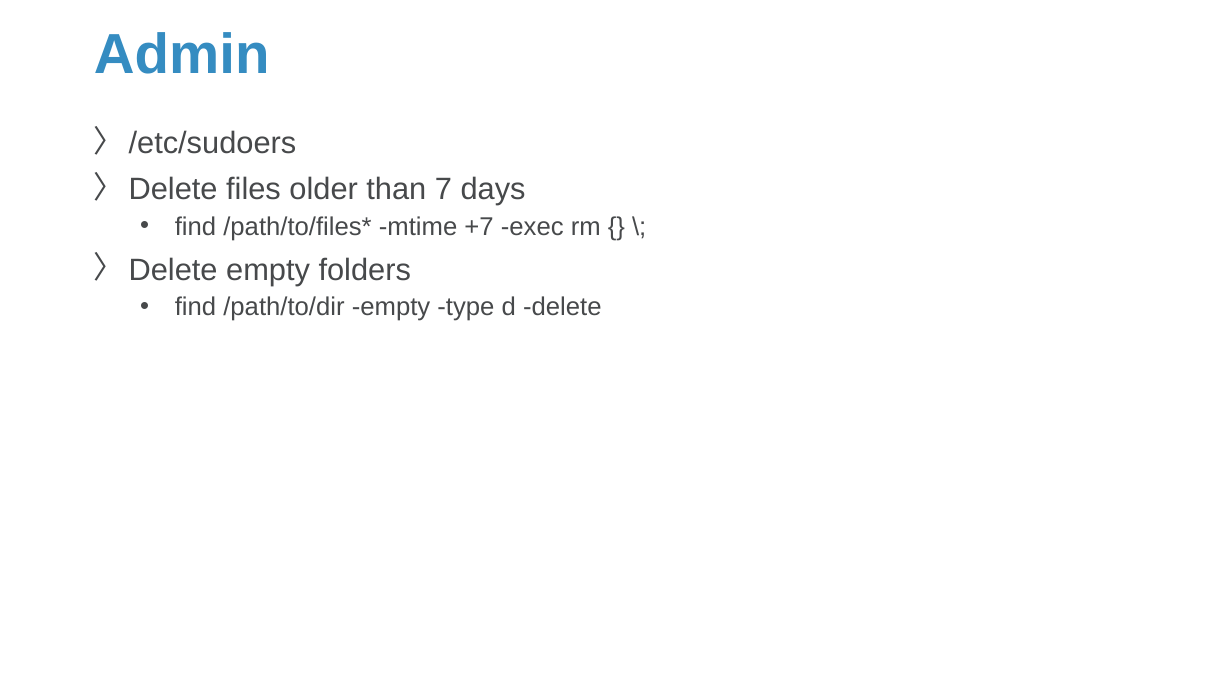
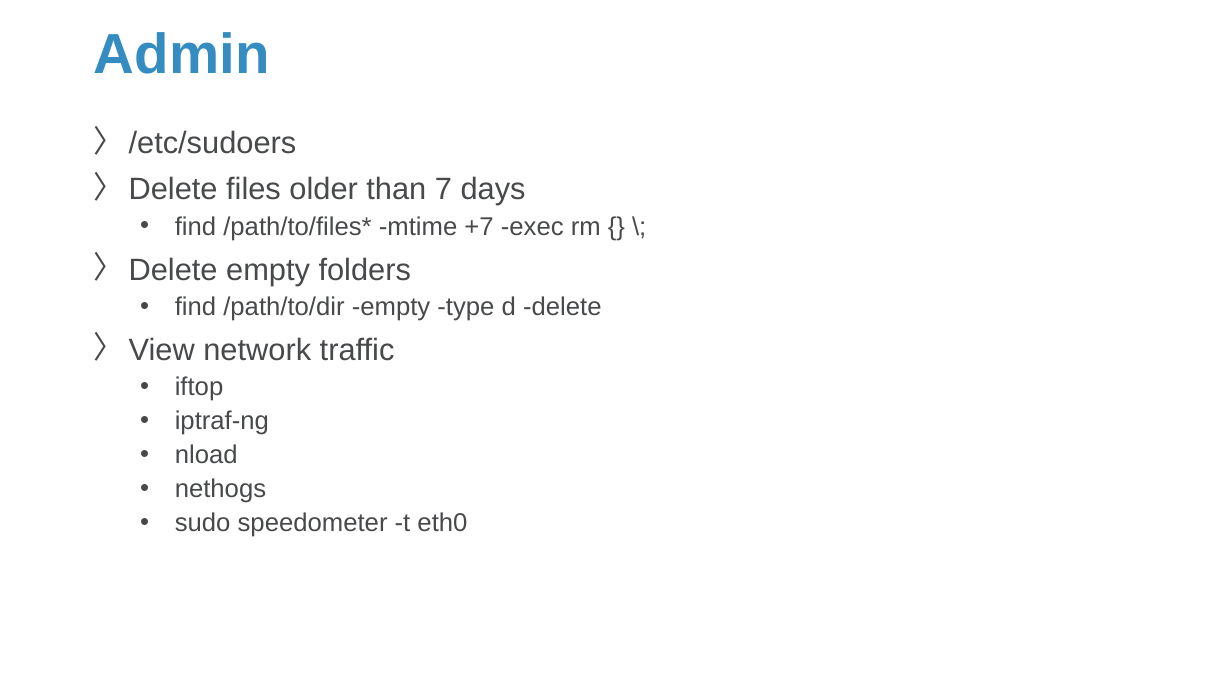
Before and after one commit to Sparks-Lu/TechNotes, a slide deck: slide 11 of Linux/Linux_Notes.pptx (slide 10 before the commit). Drawn at 1232x693 pixels with LibreOffice and Linux fonts; fonts in the diff are those of the drawing; background and template pictures are left out. Boxes give left, top, right and bottom in pixels: in the first picture for what was removed or moved away, otherwise in the second. Text is boxed around its words. In the diff, an @@ line names an element or a change of style, - is before the commit and + after.

```diff
--- a/Linux/Linux_Notes.pptx
+++ b/Linux/Linux_Notes.pptx
@@ text at <box>129,337,467,537</box>: paragraphs added @@
+〉 View network traffic
+  • iftop
+  • iptraf-ng
+  • nload
+  • nethogs
+  • sudo speedometer -t eth0
```
Also in this commit, not shown: 1 other slide changed, 1 slide added, 5 other files.
